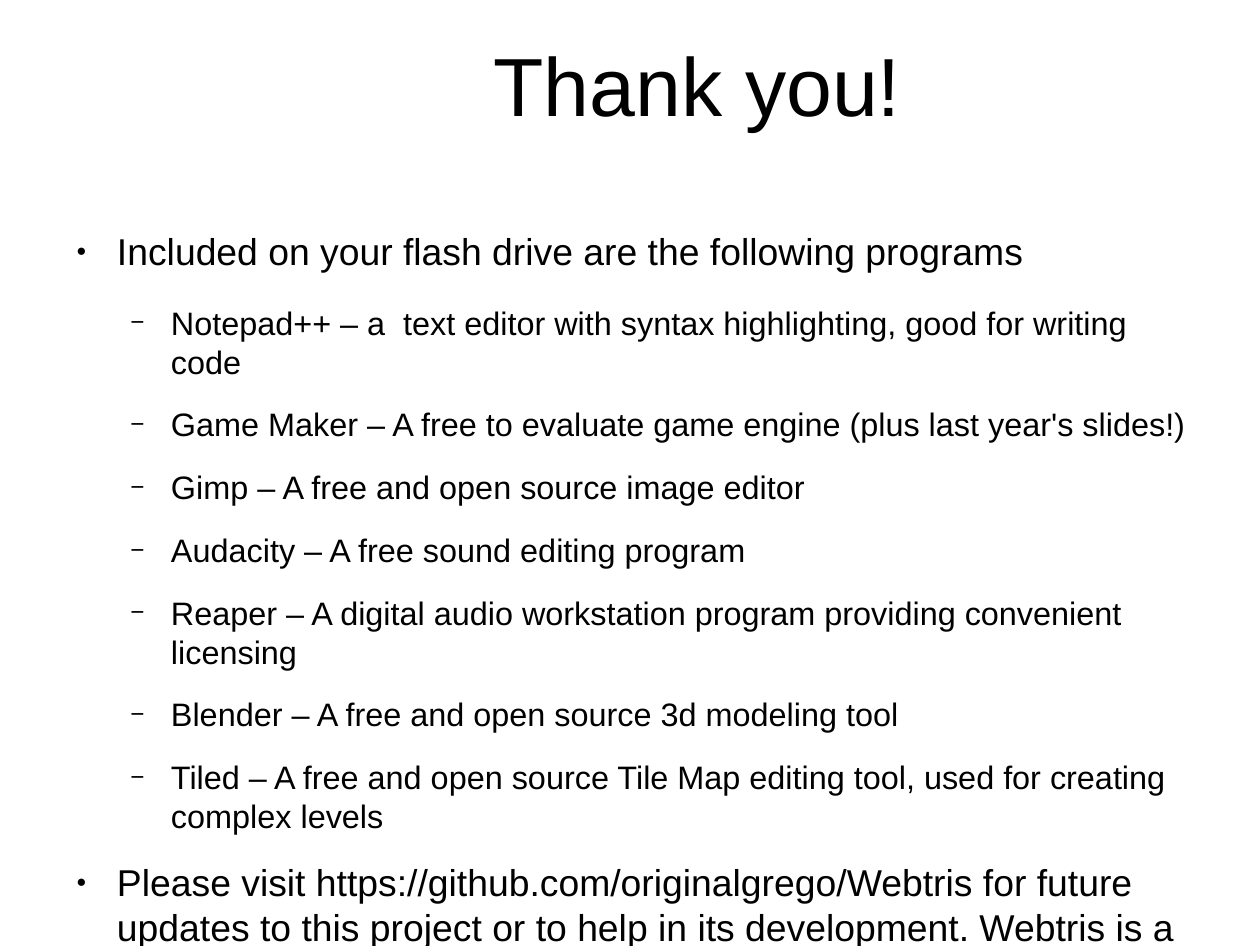
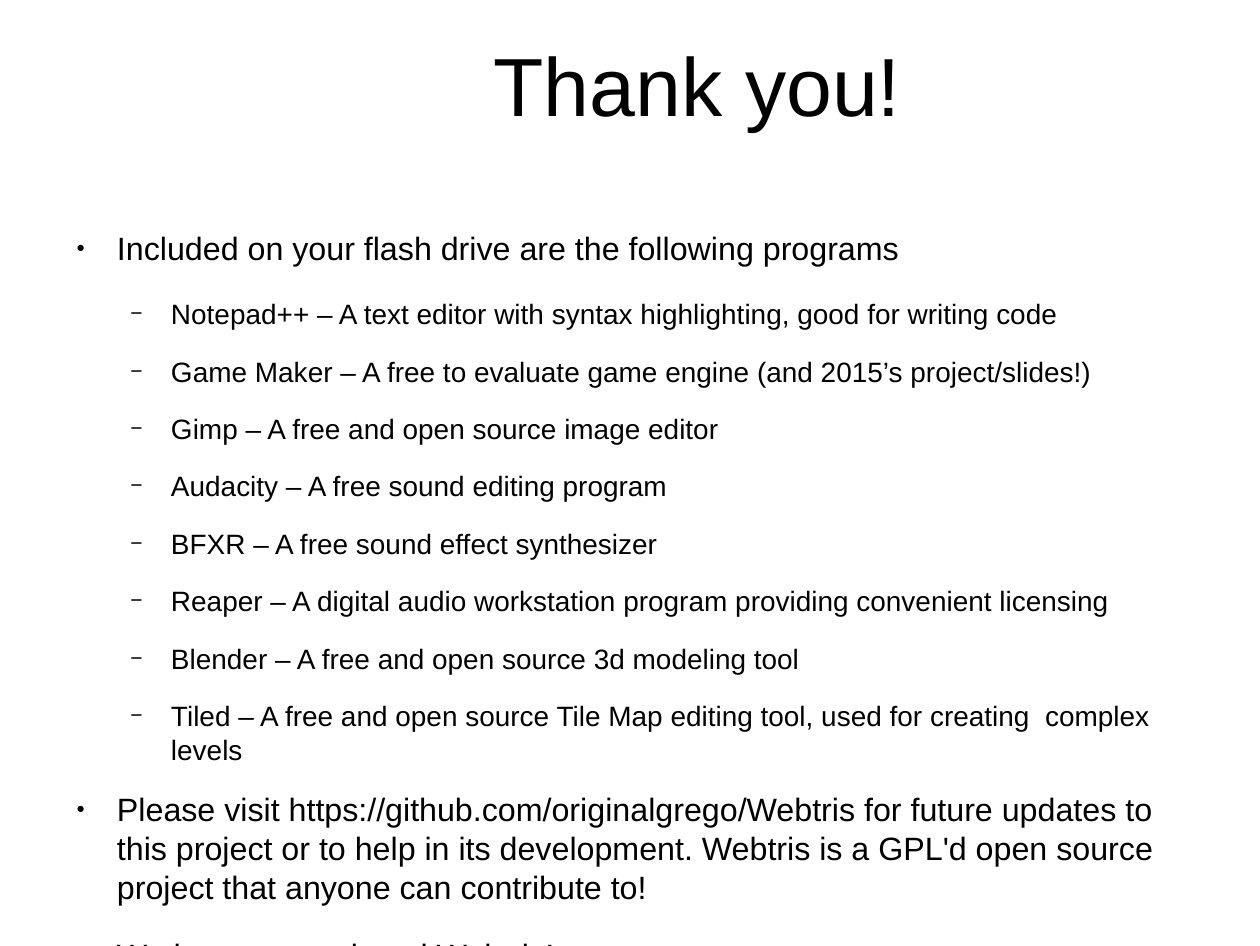
Before and after one commit to originalgrego/Webtris, a slide deck: slide 22 of Webtris - Explorathon 2016.odp. Drawn at 1260x946 pixels with LibreOffice and Linux fonts; fonts in the diff are those of the drawing; background and template pictures are left out. Boxes give left, top, right and bottom in pixels: in the first picture for what was removed or moved away, otherwise in the second. Text is boxed around its words. In the diff, an @@ line names an element or a change of style, - is before the commit and + after.

```diff
--- a/Webtris - Explorathon 2016.odp
+++ b/Webtris - Explorathon 2016.odp
@@ text at <box>117,236,1153,905</box>: size 23.5 to 20.3 pt in "Included on your flash drive are the ...", "Please visit https://github.com/originalgrego/Webtris for fu ...", "We hope you enjoyed Webtris!"; size 20.4 to 17.6 pt in "Gimp – A free and open source ...", "Audacity – A free sound editing program", "Reaper – A digital audio workstation program ...", "Blender – A free and open source ..." and 1 more places @@
@@ text at <box>171,303,1090,387</box>: text changed; size 20.4 to 17.6 pt @@
-  − Notepad++ – a text editor with syntax highlighting, good for writing code
-  − Game Maker – A free to evaluate game engine (plus last year's slides!)
+  − Notepad++ – A text editor with syntax highlighting, good for writing code
+  − Game Maker – A free to evaluate game engine (and 2015’s project/slides!)
@@ text at <box>171,533,657,559</box>: paragraph added @@
+  − BFXR – A free sound effect synthesizer
```
Also in this commit, not shown: 2 other slides changed, 1 other file.
